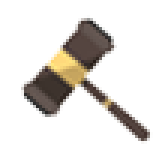
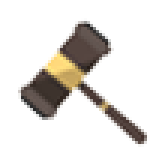
Comparing the layer stacks of the two 168x168 images. Changes:
removed layer "Layer 1" over [21, 15, 153, 144]
added layer "Layer 2" above "Layer 3" over [18, 18, 150, 147]
